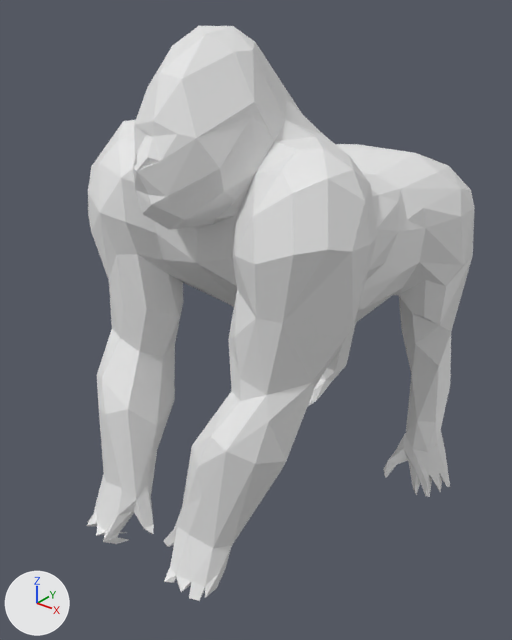
One commit to the OBJ model final_project4/Assets/Mesh/Gorilla/Walk/Gorilla_000022.obj: the scene before it, then after it.
One viewpoint serves both versions: a camera (50 mm lens) standing at (1.79, -2.36, 2.46) and looking at (-0.07, -0.04, 1.01). Lighting does not change. The marker at lower left points along +X, +Y and +Z. Where no turn or scale is listed for an object, it has been applied to the vertices.

Names of what the first picture shows: '10664_Gorilla_v2'.
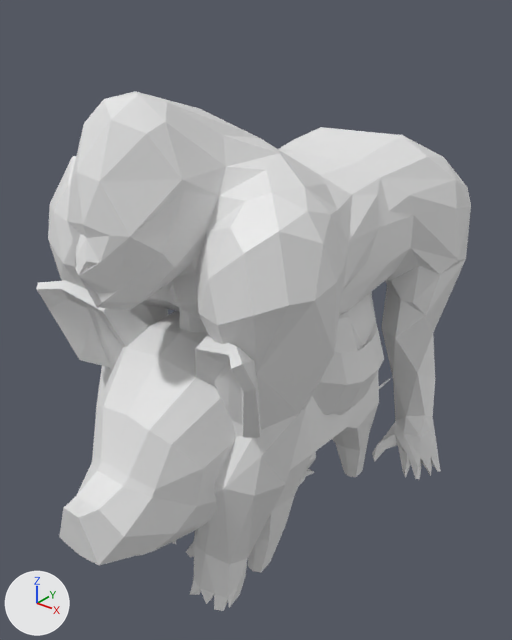
Edits to the scene script, one JSON object a line:
```json
{"block": "me_10664_gorilla_v2", "where": "# used by ob_10664_gorilla_v2; location = (0.0, 0.0, 0.0)"}
{"op": "remove", "block": "me_10664_gorilla_v2", "code": "me_10664_gorilla_v2.from_pydata(...)  # 485 vertices, 886 faces; spans x -0.7..0.69, y -0.92..1.33, z -0.1..2.3"}
{"op": "add", "block": "me_10664_gorilla_v2", "code": "me_10664_gorilla_v2.from_pydata(...)  # 485 vertices, 886 faces; spans x -0.7..0.65, y -1.03..1.24, z 0.0..2.12"}
{"block": "me_10664_gorilla_v2", "change": "me_10664_gorilla_v2 part 1: 485 of 485 vertices moved; they spanned x -0.7..0.69, y -0.92..1.33, z -0.1..2.3 and now span x -0.7..0.65, y -1.03..1.24, z 0.0..2.12; mean shift (0.0, -0.12, -0.05); largest move (-0.08, -0.35, 2.3) -> (-0.08, -0.81, 2.1)"}
{"op": "add", "block": "me_pig", "code": ["me_pig = bpy.data.meshes.new('pig')", "me_pig.from_pydata(...)  # 244 vertices, 251 faces; spans x -0.55..0.55, y -1.2..0.7, z -0.01..1.36"]}
{"op": "add", "block": "me_grp1_mesh", "code": ["me_grp1_mesh = bpy.data.meshes.new('grp1_Mesh')", "me_grp1_mesh.from_pydata(...)  # 425 vertices, 846 faces; spans x -0.13..0.13, y -0.39..1.27, z 0.0..0.33"]}
{"op": "add", "block": "me_chicken", "code": ["me_chicken = bpy.data.meshes.new('Chicken')", "me_chicken.from_pydata(...)  # 378 vertices, 378 faces, 1 loose edge; spans x -0.48..0.47, y -0.75..0.82, z 0.0..1.69"]}
{"op": "add", "block": "ob_pig", "code": ["ob_pig = bpy.data.objects.new('pig', me_pig)", "ob_pig.location = (0.0, 0.0, 0.0)"]}
{"op": "add", "block": "ob_grp1_mesh", "code": ["ob_grp1_mesh = bpy.data.objects.new('grp1_Mesh', me_grp1_mesh)", "ob_grp1_mesh.location = (0.0, 0.0, 0.0)"]}
{"op": "add", "block": "ob_chicken", "code": ["ob_chicken = bpy.data.objects.new('Chicken', me_chicken)", "ob_chicken.location = (0.0, 0.0, 0.0)"]}
```

Location of each change, (x1, y1, x2, y2) in pixels of the pictures (512 x 640 px):
```json
{"object": "10664_Gorilla_v2", "change": "reshaped", "before": [87, 26, 475, 601], "after": [48, 91, 471, 611], "on screen": "9% wider, 10% shorter"}
{"object": "pig", "change": "added", "after": [37, 280, 379, 573]}
{"object": "Chicken", "change": "added", "after": [168, 282, 384, 485]}
{"object": "grp1_Mesh", "change": "added", "after": [300, 378, 391, 484]}
```
